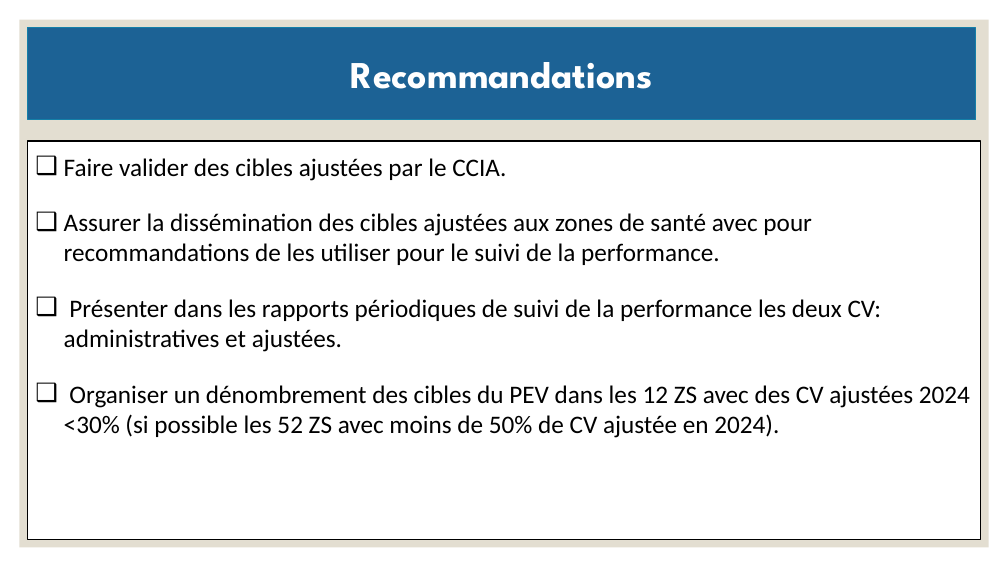
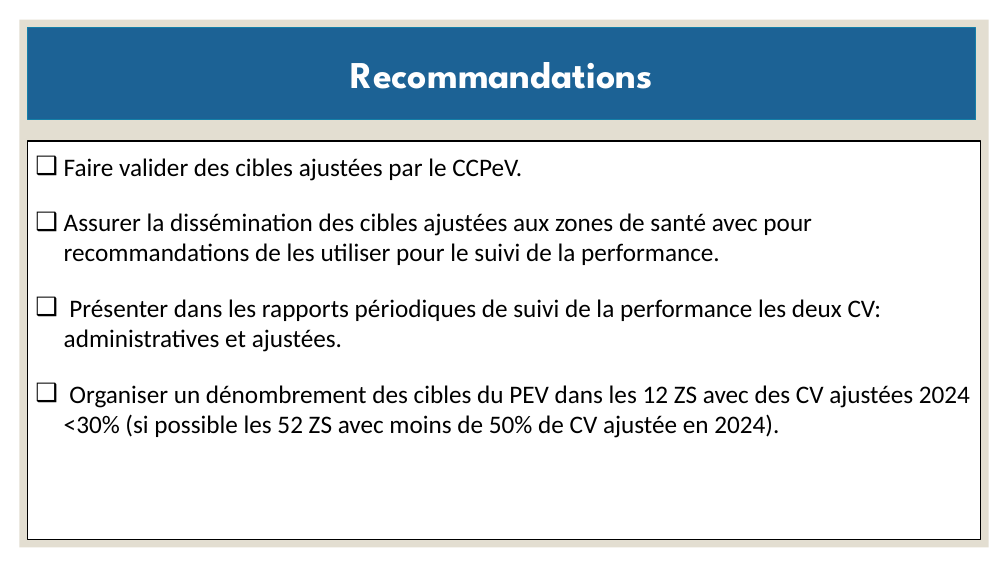
Before and after one commit to WHO-IST-CA/revue_annuelle, a slide deck: slide 19 of docs/epi/presentations/j3/RDC_Ajustement de la taille des populations cibles du PEV_2025_Final (1).pptx. Drawn at 1008x567 pixels with LibreOffice and Linux fonts; fonts in the diff are those of the drawing. Boxes give left, top, right and bottom in pixels: in the first picture for what was removed or moved away, otherwise in the second. Text is boxed around its words. In the diff, an @@ line names an element or a change of style, - is before the commit and + after.

```diff
--- a/docs/epi/presentations/j3/RDC_Ajustement de la taille des populations cibles du PEV_2025_Final (1).pptx
+++ b/docs/epi/presentations/j3/RDC_Ajustement de la taille des populations cibles du PEV_2025_Final (1).pptx
@@ text in rectangle at [64, 158, 522, 181]: text changed @@
-❑ Faire valider des cibles ajustées par le CCIA.
+❑ Faire valider des cibles ajustées par le CCPeV.
```
Also in this commit, not shown: 7 other files.
